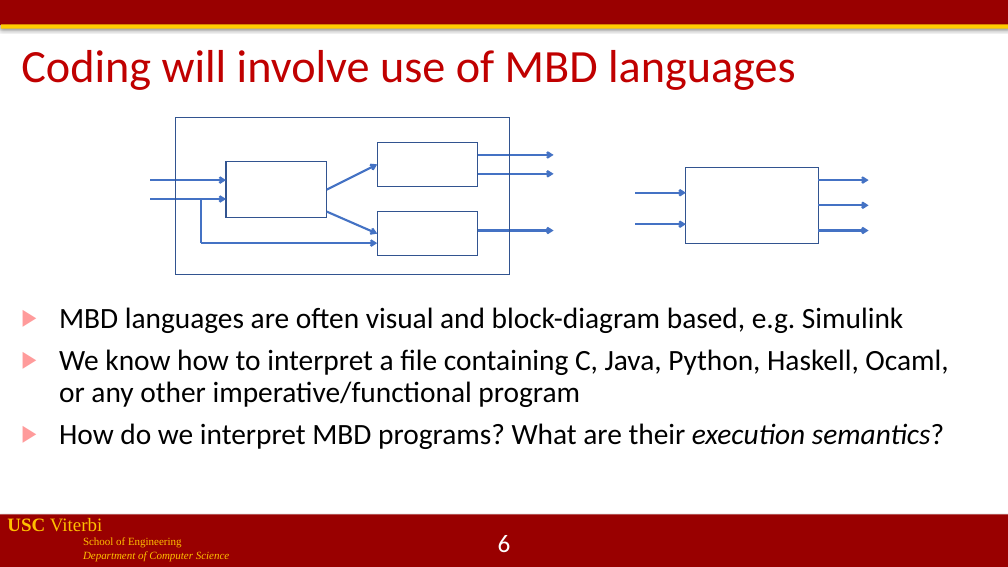
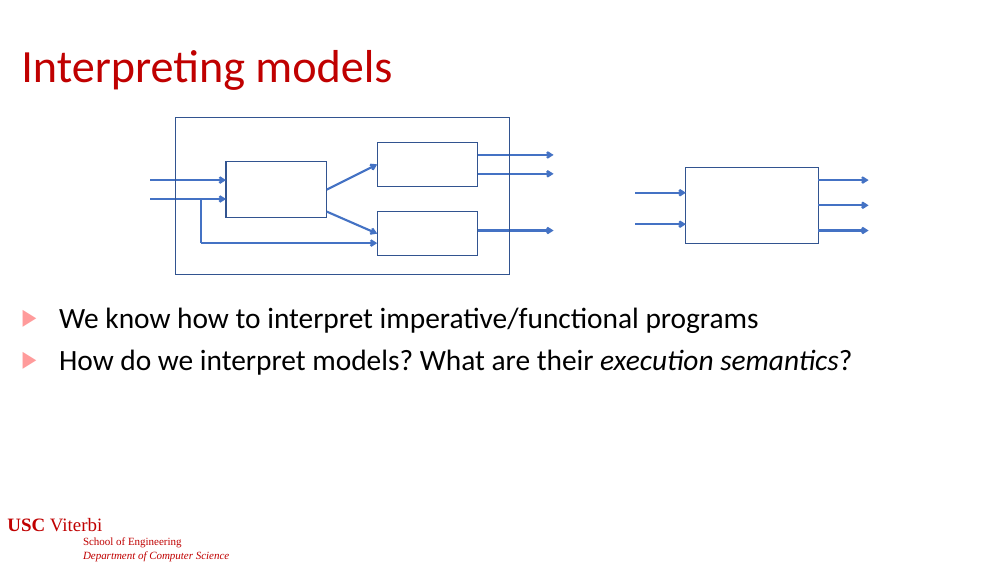
Before and after one commit to jdeshmukh/jdeshmukh.github.io, a slide deck: slide 6 of teaching/cs513slides/lecture1-Models.pptx. Drawn at 1008x567 pixels with LibreOffice and Linux fonts; fonts in the diff are those of the drawing; background and template pictures are left out. Boxes give left, top, right and bottom in pixels: in the first picture for what was removed or moved away, otherwise in the second. Text is boxed around its words. In the diff, an @@ line names an element or a change of style, - is before the commit and + after.

```diff
--- a/teaching/cs513slides/lecture1-Models.pptx
+++ b/teaching/cs513slides/lecture1-Models.pptx
@@ rectangle removed at bbox=[0, 0, 1008, 25] @@
@@ rectangle removed at bbox=[1, 24, 1008, 29] @@
@@ title at bbox=[21, 50, 392, 90]: text changed @@
-Coding will involve use of MBD languages
+Interpreting models
@@ text at bbox=[59, 307, 852, 375]: text changed @@
-▶ MBD languages are often visual and block-diagram based, e.g. Simulink
-▶ We know how to interpret a file containing C, Java, Python, Haskell, Ocaml, or any other imperative/functional program
-▶ How do we interpret MBD programs? What are their execution semantics?
+▶ We know how to interpret imperative/functional programs
+▶ How do we interpret models? What are their execution semantics?
@@ text "USC Viterbi" at bbox=[7, 518, 229, 561]: text colour #FFC000 to #C00000 @@
@@ rectangle removed at bbox=[0, 515, 1008, 567] @@
```
Also in this commit, not shown: 53 other slides changed, 1 slide added, 3 other files.
